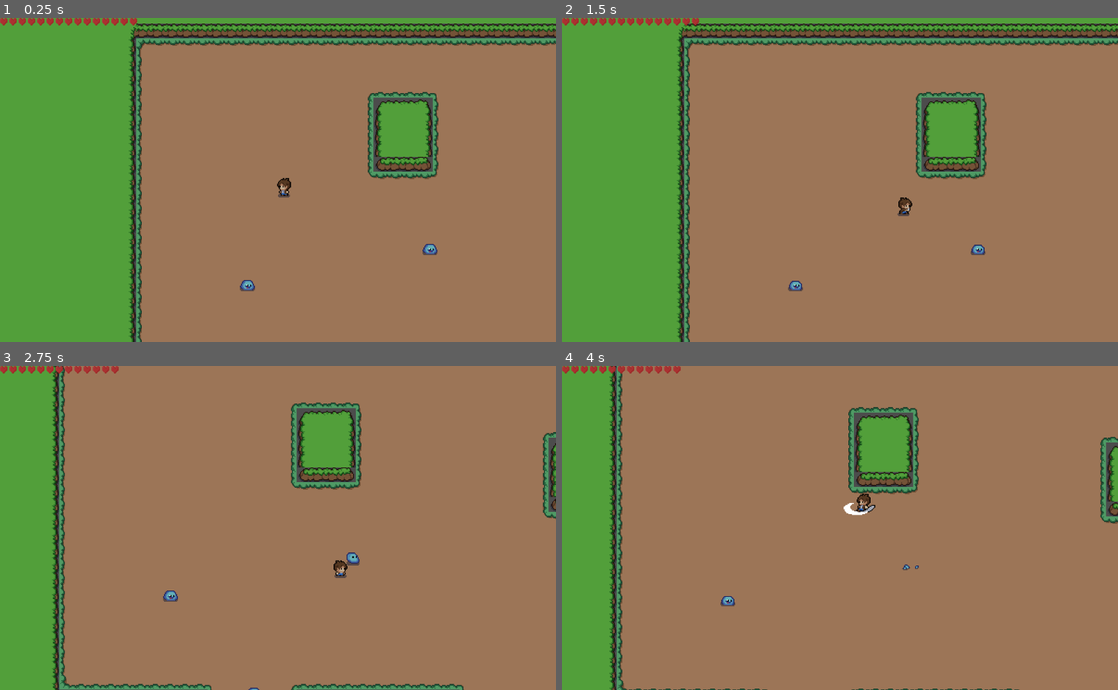
Above: before the commit, frames 1-4 (two rows, left to right).
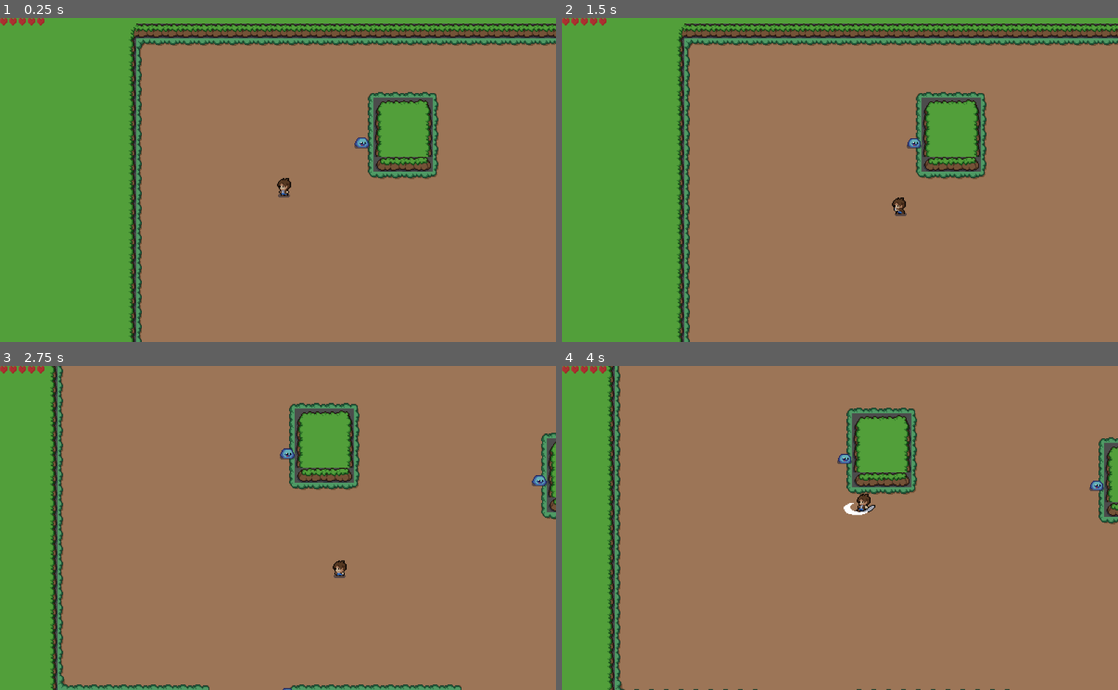
Above: after the commit, the same moments.

Repository: Datara127/Godot_first_project
Game: Godot game, scene res://Scenes/Levels/BaseLevel.tscn
Two runs of this game, one before a commit and one after it. Both use one fixed random seed, a clock stepped at 60 frames per second and the inputs below.
Inputs (mouse positions are in pixels of both pictures, inside the frame that each line leads up to):
- Up to frame 1 (0.25 s): no input
- Up to frame 2 (1.5 s): move the mouse to (962, 163) at 0.52 s; hold D (Move_right) 0.53-1.28 s; click (962, 163) at 0.6 s; move the mouse to (728, 196) at 1.27 s; hold S (Move_down) from 1.28 s (still down); click (728, 196) at 1.35 s
- Up to frame 3 (2.75 s): move the mouse to (333, 456) at 2.02 s; release S (Move_down) at 2.03 s; hold D (Move_right) from 2.03 s (still down); click (333, 456) at 2.1 s
- Up to frame 4 (4 s): move the mouse to (812, 592) at 2.77 s; release D (Move_right) at 2.78 s; hold W (Move_up) 2.78-3.53 s; click (812, 592) at 2.85 s; move the mouse to (1006, 576) at 3.52 s; hold A (Move_left) from 3.53 s (still down); click (1006, 576) at 3.6 s

The runs differ from the first frame. In frame 1, 0.5% of the frame differs, in the area x 8-79%, y 0-85%; in frame 2, 0.6%; in frame 3, 5.2%, in the area x 8-100%, y 0-100%; in frame 4, 4.7%.

Commit message:
add move_direction.x for slime

Diff:
--- a/project_1/Scenes/Entitys/EnemySlimeBlue.tscn
+++ b/project_1/Scenes/Entitys/EnemySlimeBlue.tscn
@@ -95,7 +95,9 @@
 
 [node name="AnimatedSprite" type="AnimatedSprite" parent="."]
 frames = SubResource( 5 )
-animation = "die"
+animation = "Move"
+frame = 5
+playing = true
 
 [node name="CollisionShape2D" type="CollisionShape2D" parent="."]
 position = Vector2( 0, 1 )
--- a/project_1/Scenes/Levels/BaseLevel.tscn
+++ b/project_1/Scenes/Levels/BaseLevel.tscn
@@ -254,19 +254,19 @@
 format = 1
 tile_data = PoolIntArray( -2162710, 2, 1, -2162709, 2, 2, -2162708, 2, 2, -2162707, 2, 2, -2162706, 2, 2, -2162705, 2,  …(149093 unchanged characters)…
 
+[node name="CanvasLayer" type="CanvasLayer" parent="."]
+
+[node name="HUD" parent="CanvasLayer" instance=ExtResource( 4 )]
+
 [node name="Slime" parent="." instance=ExtResource( 3 )]
-position = Vector2( 317, 34 )
+position = Vector2( 231, -81 )
 
 [node name="Slime2" parent="." instance=ExtResource( 3 )]
-position = Vector2( 120, 73 )
+position = Vector2( 473, -52 )
 
 [node name="Slime3" parent="." instance=ExtResource( 3 )]
 position = Vector2( 210, 178 )
 
-[node name="CanvasLayer" type="CanvasLayer" parent="."]
-
-[node name="HUD" parent="CanvasLayer" instance=ExtResource( 4 )]
-
 [node name="KinematicBody2D" parent="." instance=ExtResource( 1 )]
 position = Vector2( 153, -39 )
 
--- a/project_1/Scripts/EntitysScripts/EnemySlimeBlue.gd
+++ b/project_1/Scripts/EntitysScripts/EnemySlimeBlue.gd
@@ -2,14 +2,31 @@
 
 onready var anim_sprite = $AnimatedSprite
 onready var timer_death = $Timer
+var hp = 4
+var slime_speed = 50
+var is_alife = true
 
 
 func _ready():
 	anim_sprite.play("Idle")
 
 
-func _play_animation(delta):
-	pass
+func _physics_process(delta):
+	if is_alife:
+		var move_direction = Vector2()
+
+		move_direction.x += slime_speed
+
+		move_and_slide(move_direction)
+
+
+
+func taking_damage_from_a_player(damage: int):
+	hp -= damage
+	if hp <= 0:
+		is_alife = false
+		die()
+
 
 
 func die():
--- a/project_1/Scripts/MainPerson.gd
+++ b/project_1/Scripts/MainPerson.gd
@@ -4,11 +4,12 @@
 signal hp_changed
 var speed = 100
 onready var animSprite = $AnimationPlayer
-var hp := 15
+var hp = 5
 enum State { ATTACK, MOVE}
 enum Direct{ right, left, down, up}
 var state = State.MOVE
 var dir = Direct.left
+var sword_damage = 2
 
 
 func _ready():
@@ -48,6 +49,10 @@
 			animSprite.play("hit_left")
 		elif dir == Direct.right:
 			animSprite.play("hit_right")
+		elif dir == Direct.down:
+			animSprite.play("hit_left")
+		elif dir == Direct.up:
+			animSprite.play("hit_right")
 
 
 
@@ -62,13 +67,14 @@
 
 func enemy_contact(enemy: Node2D):
 	if enemy.is_in_group("Enemy"):
-		take_damage(-2)
-		hit_enemy_blue_slime(enemy)
+		if enemy.is_in_group("slime"):
+			take_damage(-1)
+			hit_enemy_blue_slime(enemy)
 
 
 func hit_enemy_blue_slime(enemy: Node2D):
-	if enemy.has_method("die"):
-		enemy.die()
+	if enemy.has_method("taking_damage_from_a_player"):
+		enemy.taking_damage_from_a_player(sword_damage)
 
 
 func take_damage(damage: int):
